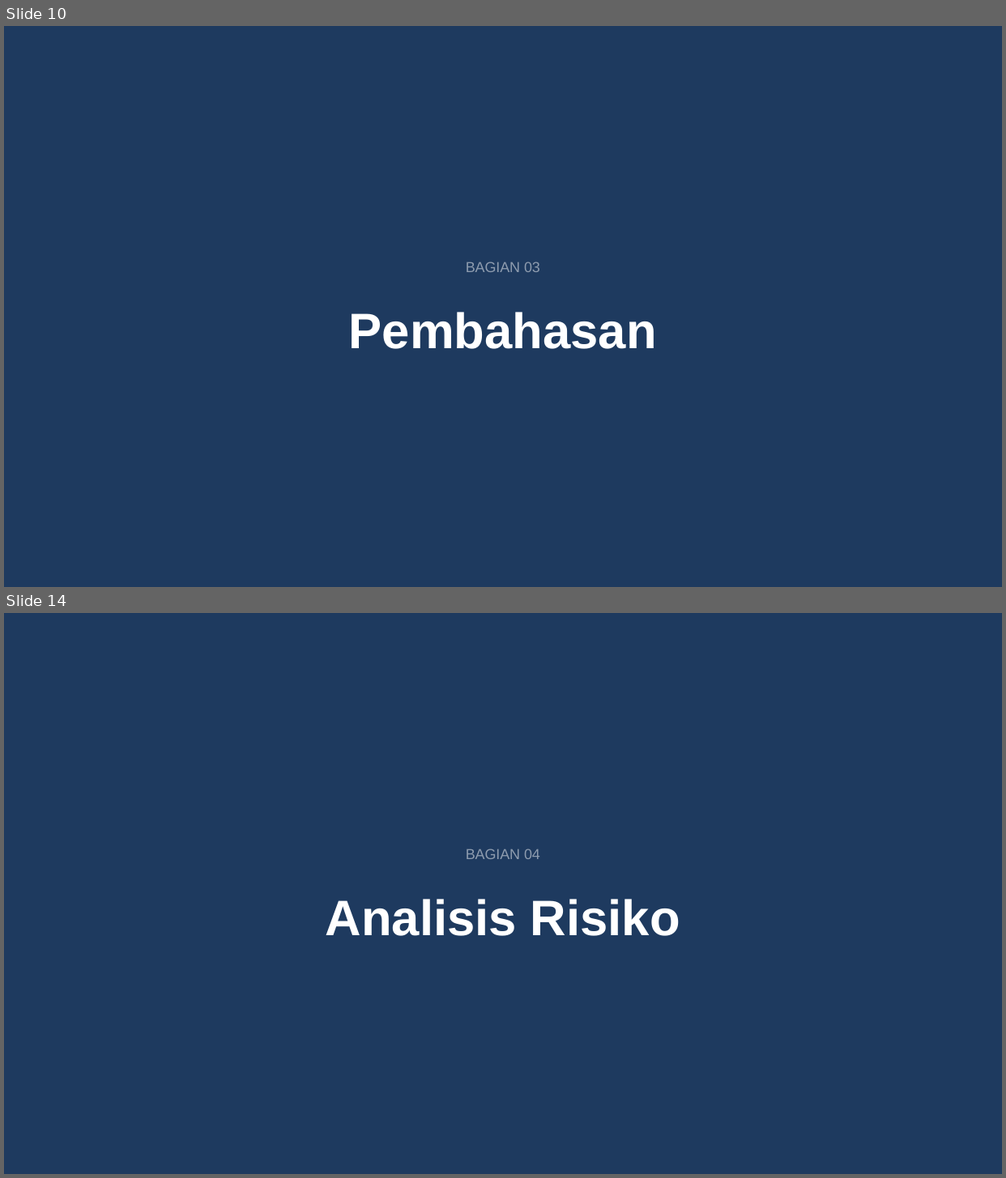
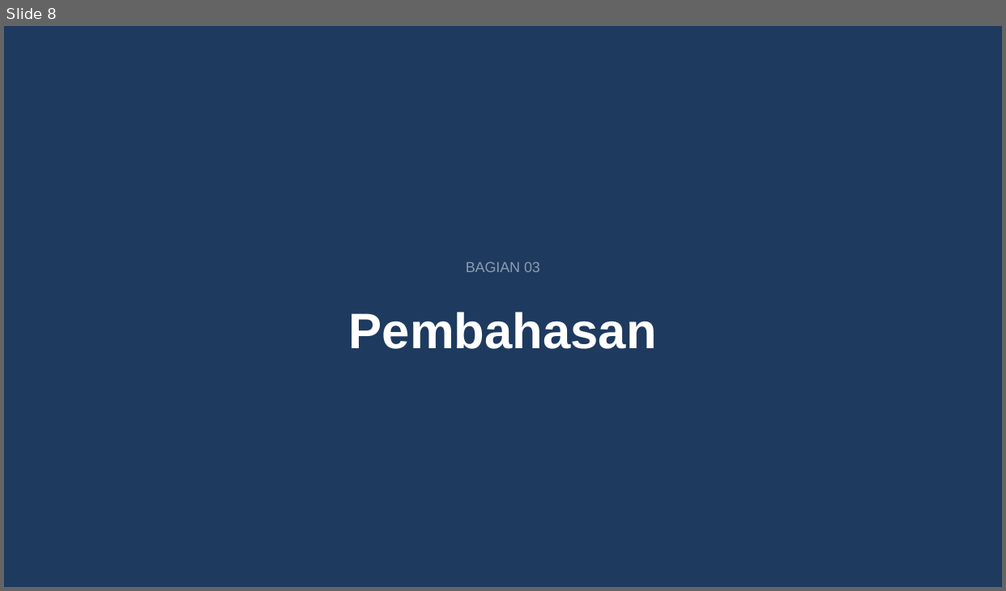
Before and after one commit to tubankum3/dashanggaran, a slide deck: Presentasi_Program Deliverables_Secondment pada Abid PMK DJA.pptx. Shown one above the other, each under a label of ours: slides 10 and 14 before the commit, slide 8 after it; the slides between them are not shown. The pictures are 1006x1178 and 1006x591 pixels, drawn with LibreOffice and Linux fonts; fonts in the diff are those of the drawing. Boxes give left, top, right and bottom in pixels: in the first picture for what was removed or moved away, otherwise in the second. Text is boxed around its words. In the diff, an @@ line names an element or a change of style, - is before the commit and + after.

```diff
--- a/Presentasi_Program Deliverables_Secondment pada Abid PMK DJA.pptx
+++ b/Presentasi_Program Deliverables_Secondment pada Abid PMK DJA.pptx
@@ slide 14 removed at (4, 613, 1002, 1174), background #1E3A5F @@
@@ text removed at (466, 849, 540, 859) @@
-BAGIAN 04
@@ text removed at (326, 899, 680, 936) @@
-Analisis Risiko
@@ what was slide 10 is now slide 8 @@
```
Also in this commit, not shown: 13 slides changed, 3 other slides removed, 2 other files.
